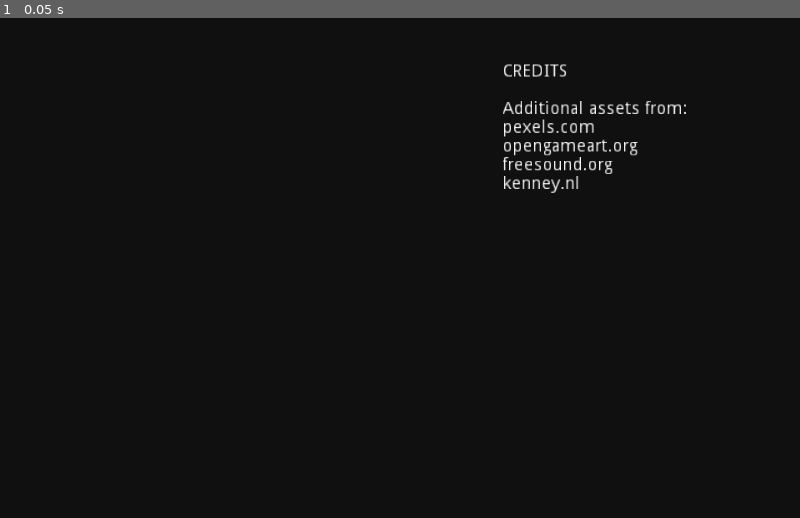
Above: before the commit, frame 1.
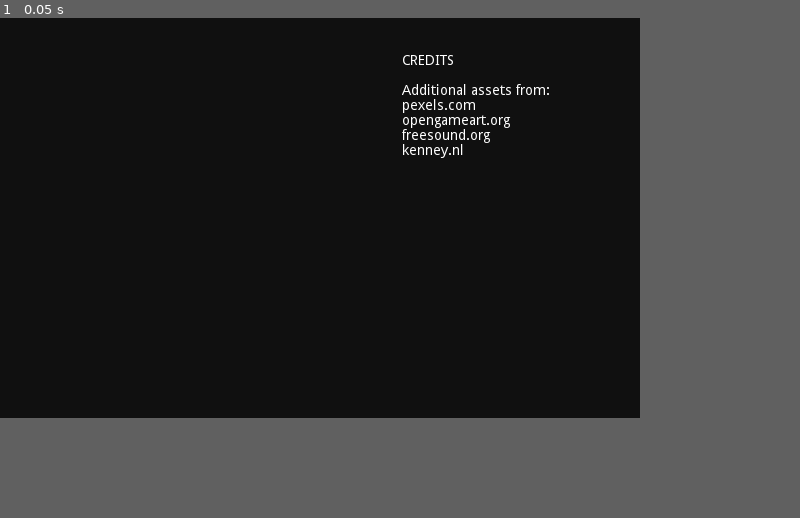
Above: after the commit, the same moment.

Repository: Silver1Miner/06-office
Game: Godot game, scene res://src/menu/main_menu.tscn
Same seed, same stepped clock (60 frames per second), same inputs: the game is played once before the commit and once after it. The project has no main scene, so this scene is started directly.
Inputs:
- Up to frame 1 (0.05 s): no input
In our replay, the window is 800x500 before the commit and 640x400 after it. These sizes can differ from the game's own. Grey fills any space a smaller window leaves; there, only what the larger window draws over its background counts as a difference.

The runs differ from the first frame. In frame 1, 1.5% of the frame differs, in the area x 50-86%, y 7-35%.

Commit message:
screen escape function

Diff:
--- a/project.godot
+++ b/project.godot
@@ -20,8 +20,8 @@
 
 window/size/width=640
 window/size/height=400
-window/size/test_width=1280
-window/size/test_height=800
+window/size/test_width=640
+window/size/test_height=400
 window/stretch/mode="2d"
 window/stretch/aspect="keep"
 
--- a/src/screen/screen.gd
+++ b/src/screen/screen.gd
@@ -6,9 +6,9 @@
 var BOTTOM_LIMIT = 340
 var capture_mouse := true
 onready var icon = $screen/icon
+onready var progress = $TextureProgress
 
 func _ready() -> void:
-	Input.set_mouse_mode(Input.MOUSE_MODE_CONFINED)
 	if icon.connect("icon_pressed", self, "_on_icon_pressed") != OK:
 		push_error("signal connect fail")
 
@@ -16,6 +16,12 @@
 	print(identity + " icon pressed")
 
 func _process(_delta: float) -> void:
+	if Input.is_key_pressed(KEY_R):
+		progress.value += 1
+		if progress.value == 100:
+			print("released")
+			capture_mouse = false
+			progress.value = 0
 	if capture_mouse:
 		if get_global_mouse_position().x < LEFT_LIMIT:
 			warp_mouse(Vector2(LEFT_LIMIT, get_global_mouse_position().y))
--- a/src/screen/screen.tscn
+++ b/src/screen/screen.tscn
@@ -1,8 +1,11 @@
-[gd_scene load_steps=4 format=2]
+[gd_scene load_steps=7 format=2]
 
 [ext_resource path="res://assets/screen/Windows_Screen.png" type="Texture" id=1]
 [ext_resource path="res://src/screen/icon.tscn" type="PackedScene" id=2]
 [ext_resource path="res://src/screen/screen.gd" type="Script" id=3]
+[ext_resource path="res://assets/ui/progress-bar-over.png" type="Texture" id=4]
+[ext_resource path="res://assets/ui/progress-bar-under.png" type="Texture" id=5]
+[ext_resource path="res://assets/ui/progress-bar-fill.png" type="Texture" id=6]
 
 [node name="screen" type="Control"]
 anchor_right = 1.0
@@ -26,6 +29,8 @@
 }
 
 [node name="icon" parent="screen" instance=ExtResource( 2 )]
+anchor_right = 0.05
+anchor_bottom = 0.08
 margin_left = 149.831
 margin_top = 131.102
 margin_right = 149.831
@@ -37,3 +42,16 @@
 margin_right = 266.351
 margin_bottom = 396.762
 text = "Do NOT hold R to leave workstation"
+
+[node name="TextureProgress" type="TextureProgress" parent="."]
+margin_left = 250.0
+margin_top = 385.0
+margin_right = 378.0
+margin_bottom = 395.0
+texture_under = ExtResource( 5 )
+texture_over = ExtResource( 4 )
+texture_progress = ExtResource( 6 )
+nine_patch_stretch = true
+__meta__ = {
+"_edit_use_anchors_": false
+}
